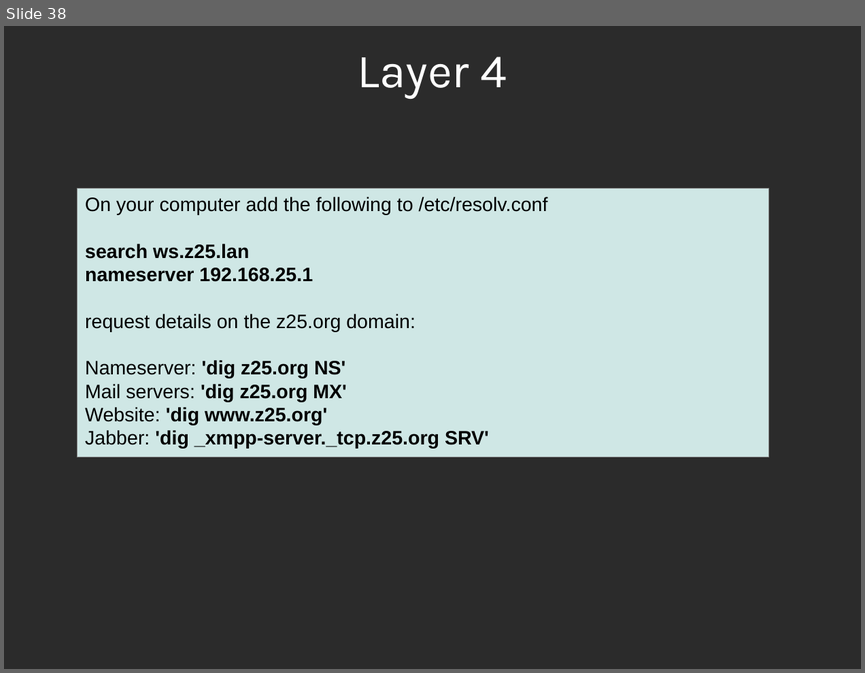
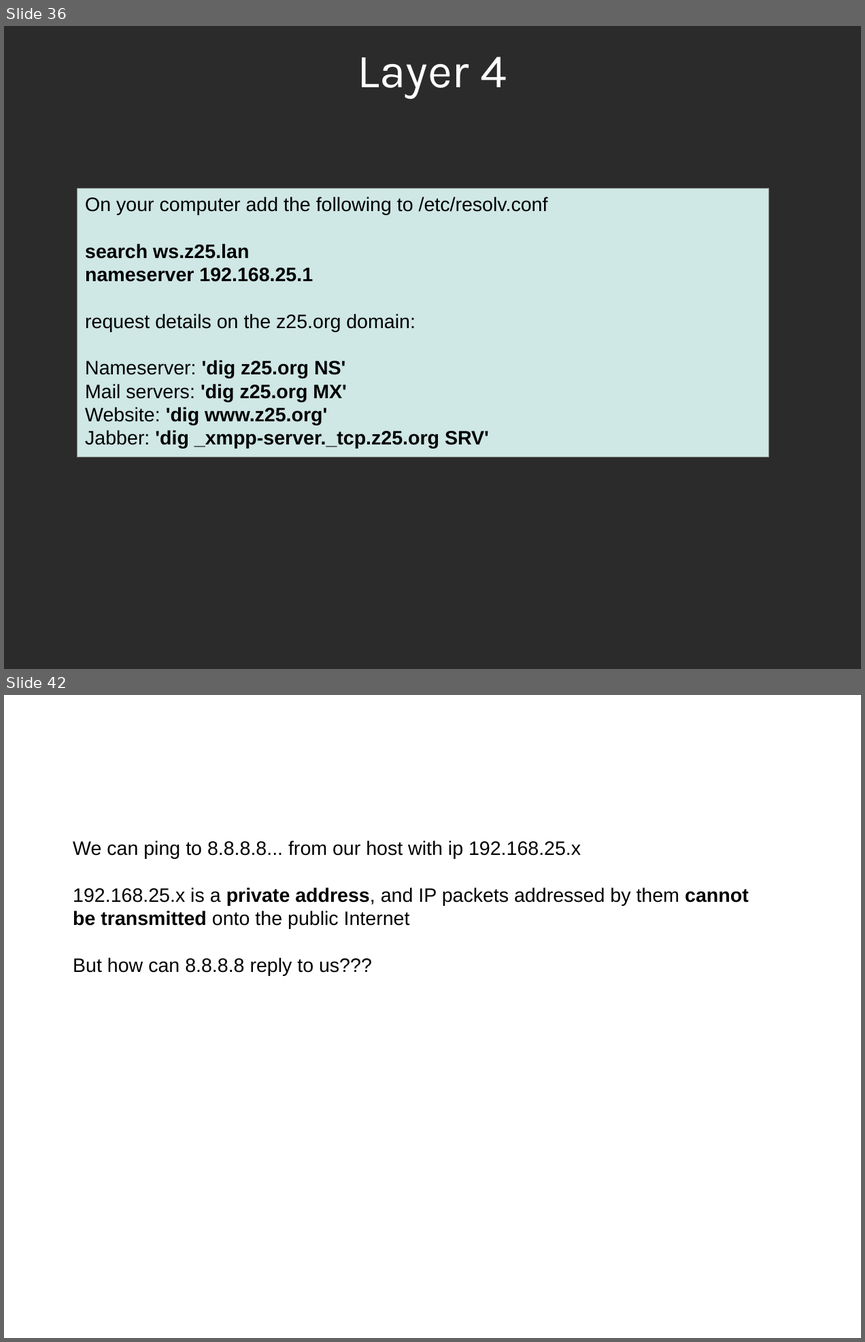
Before and after one commit to sphaero/workshops, a slide deck: Networking/presentation.odp. Shown one above the other, each under a label of ours: slide 38 before the commit, slides 36 and 42 after it; the slides between them are not shown. The pictures are 865x673 and 865x1342 pixels, drawn with LibreOffice and Linux fonts; fonts in the diff are those of the drawing; background and template pictures are left out; a plain dark background stands for a picture behind light text. Boxes give left, top, right and bottom in pixels: in the first picture for what was removed or moved away, otherwise in the second. Text is boxed around its words. In the diff, an @@ line names an element or a change of style, - is before the commit and + after.

```diff
--- a/Networking/presentation.odp
+++ b/Networking/presentation.odp
@@ slide 42 added at (4,695,861,1338), background picture (left out) @@
@@ title added at (47,701,818,775), 44 pt, text #FFFFFF @@
+Trouble
@@ text added at (73,841,749,975), 18 pt, text #000000 @@
+We can ping to 8.8.8.8... from our host with ip 192.168.25.x
+192.168.25.x is a private address, and IP packets addressed by them cannot be transmitted onto the public Internet
+But how can 8.8.8.8 reply to us???
@@ what was slide 38 is now slide 36 @@
```
Also in this commit, not shown: 4 slides changed, 7 other slides added, 2 slides removed, 1 other file.
